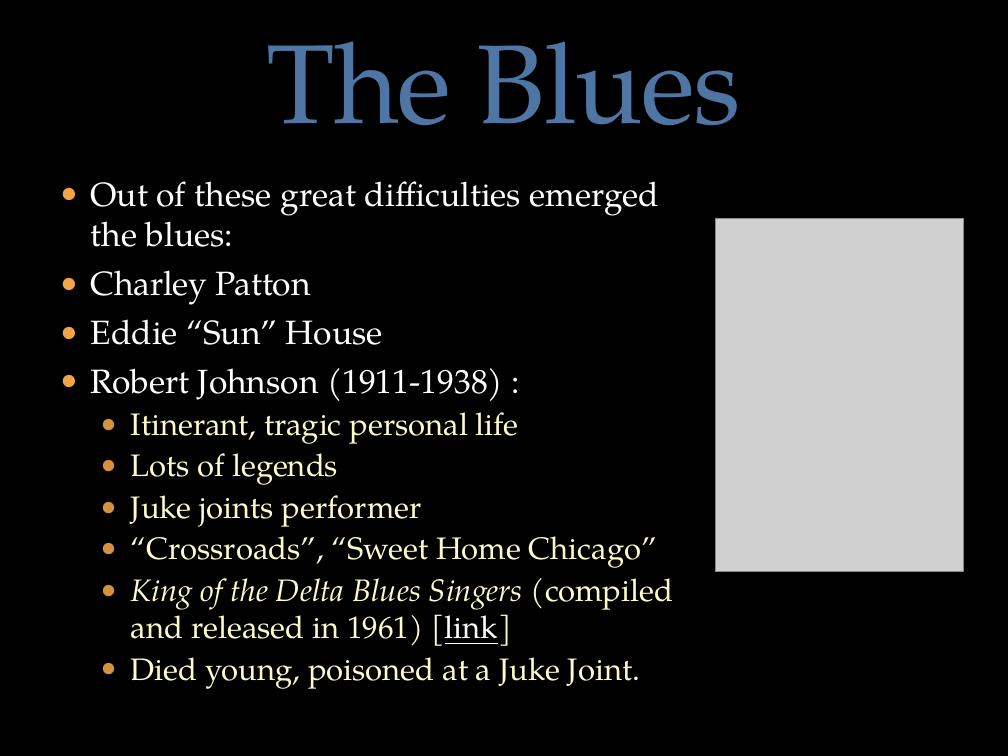
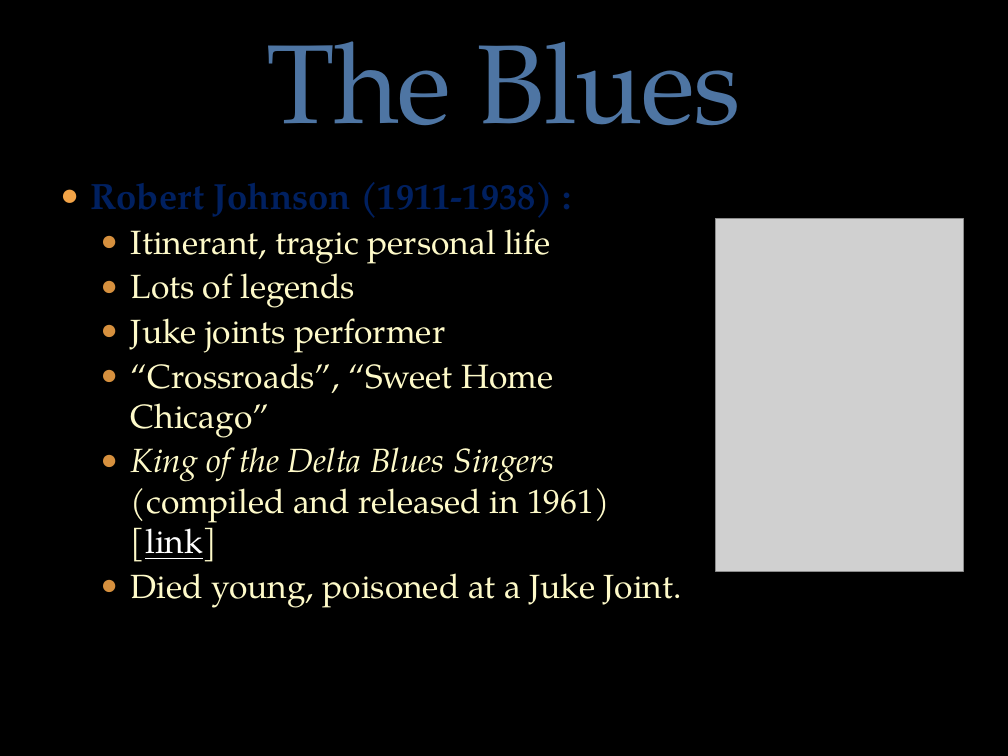
Before and after one commit to mrbaker1917/website, a slide deck: slide 19 of HSTR121/ppts/History_Rock_Intro.pptx (slide 18 before the commit). Drawn at 1008x756 pixels with LibreOffice and Linux fonts; fonts in the diff are those of the drawing; grey boxes stand for pictures; background and template pictures are left out. Boxes give left, top, right and bottom in pixels: in the first picture for what was removed or moved away, otherwise in the second. Text is boxed around its words. In the diff, an @@ line names an element or a change of style, - is before the commit and + after.

Commit message:
added C. Patton and Sun House stuff

```diff
--- a/HSTR121/ppts/History_Rock_Intro.pptx
+++ b/HSTR121/ppts/History_Rock_Intro.pptx
@@ text "Robert Johnson (1911-1938) :" at bbox=[131, 229, 682, 608]: size 24.1 to 26 pt, text colour #FFFFFF to #002060, bold on in "Robert Johnson (1911-1938) :"; size 22.2 to 24 pt in "Itinerant, tragic personal life", "Lots of legends", "Juke joints performer", "“Crossroads”, “Sweet Home Chicago”" and 2 more places @@
@@ text at bbox=[91, 181, 659, 345]: paragraphs removed @@
-● Out of these great difficulties emerged the blues:
-● Charley Patton
-● Eddie “Sun” House
```
Also in this commit, not shown: 4 other slides changed, 1 slide added, 1 other file.
